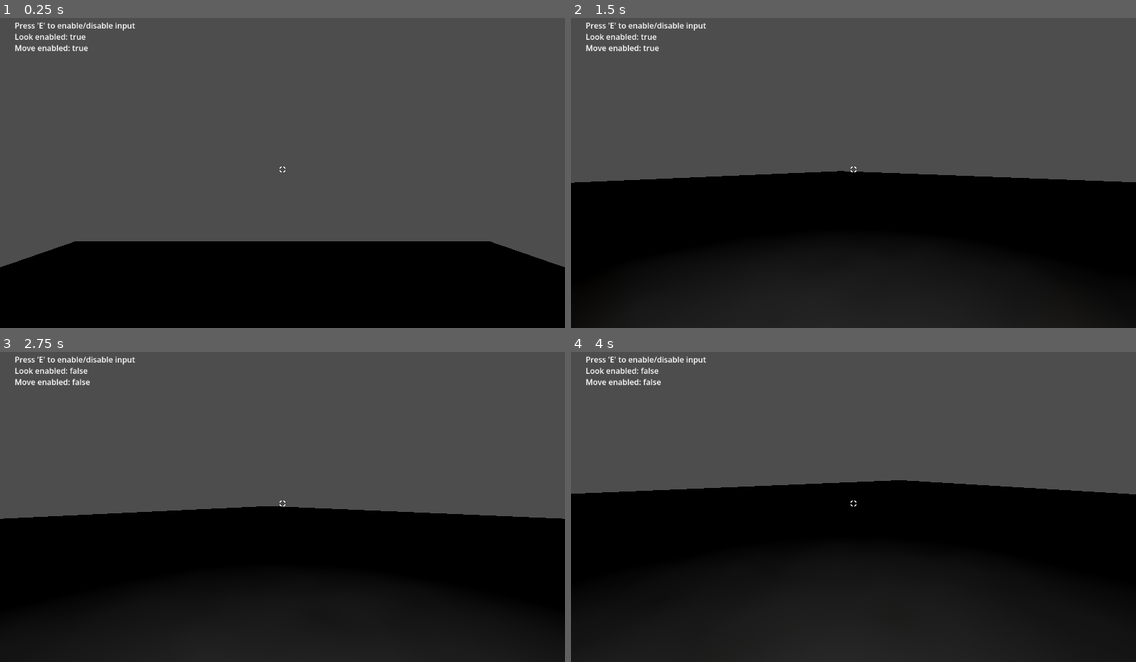
Above: before the commit, frames 1-4 (two rows, left to right).
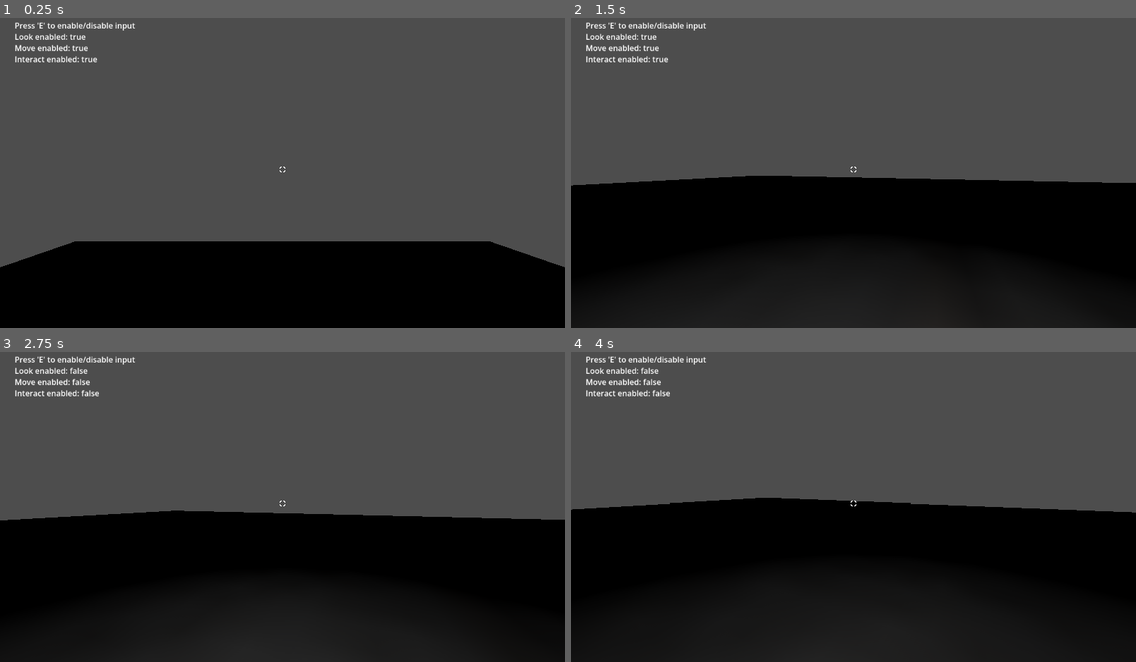
Above: after the commit, the same moments.

Repository: Area9579/Underwater-Jam
Game: Godot game, scene res://Gym/gym.tscn
The game is run twice, just before and just after one commit, with the same random seed, the same clock (stepped at 60 frames per second) and the same inputs.
Inputs (mouse positions are in pixels of both pictures, inside the frame that each line leads up to):
- Up to frame 1 (0.25 s): no input
- Up to frame 2 (1.5 s): tap E (debug_toggle) at 0.5, 1.25 s; move the mouse to (881, 166) at 0.52 s; hold W (forward) from 0.53 s (still down); click (881, 166) at 0.6 s; move the mouse to (825, 169) at 1.27 s; click (825, 169) at 1.35 s
- Up to frame 3 (2.75 s): keep holding W (forward); tap E (debug_toggle) at 2 s; move the mouse to (293, 497) at 2.02 s; click (293, 497) at 2.1 s
- Up to frame 4 (4 s): keep holding W (forward); tap E (debug_toggle) at 2.75, 3.5 s; move the mouse to (847, 507) at 2.77 s; click (847, 507) at 2.85 s; move the mouse to (893, 507) at 3.52 s; click (893, 507) at 3.6 s

The runs differ from the first frame. In frame 1, 0.2% of the frame differs, in the area x 2-18%, y 12-15%; in frame 2, 1.1%; in frame 3, 1.1%; in frame 4, 5.8%, in the area x 0-100%, y 12-52%.

Commit message:
added interaction enable/disable on player

Diff:
--- a/Gym/gym.gd
+++ b/Gym/gym.gd
@@ -8,6 +8,7 @@
 	state_status_text.text = ""
 	state_status_text.text += "Look enabled: " + str(player.look_enabled)
 	state_status_text.text += "\nMove enabled: " + str(player.movement_enabled)
+	state_status_text.text += "\nInteract enabled: " + str(player.interaction_enabled)
 
 
 # Called every frame. 'delta' is the elapsed time since the previous frame.
@@ -16,6 +17,8 @@
 	if Input.is_action_just_pressed("debug_toggle"):
 		player.look_enabled = !player.look_enabled
 		player.movement_enabled = !player.movement_enabled
+		player.interaction_enabled = !player.interaction_enabled
 		state_status_text.text = ""
 		state_status_text.text += "Look enabled: " + str(player.look_enabled)
 		state_status_text.text += "\nMove enabled: " + str(player.movement_enabled)
+		state_status_text.text += "\nInteract enabled: " + str(player.interaction_enabled)
--- a/Player/Scripts/interaction_raycast.gd
+++ b/Player/Scripts/interaction_raycast.gd
@@ -6,7 +6,7 @@
 func _physics_process(_delta: float) -> void:
 	self.force_raycast_update()
 
-	if !is_colliding():
+	if !is_colliding() || !player.interaction_enabled:
 		return
 
 	var collider : Object = get_collider()
--- a/Player/StateMachine/BaseClasses/player_state_machine.gd
+++ b/Player/StateMachine/BaseClasses/player_state_machine.gd
@@ -17,21 +17,3 @@
 		state.state_machine = self
 
 	curr_state = get_first_state_of_type(IdlePlayerState)
-
-
-## Head rotation for first-person controls
-func _unhandled_input(event: InputEvent) -> void:
-	if event.is_action_pressed("ui_cancel"):
-		Input.mouse_mode = Input.MOUSE_MODE_VISIBLE
-
-	if event is InputEventMouseButton and event.pressed:
-		if Input.mouse_mode == Input.MOUSE_MODE_VISIBLE:
-			Input.mouse_mode = Input.MOUSE_MODE_CAPTURED
-
-	if !player.look_enabled:
-		return
-
-	if event is InputEventMouseMotion:
-		player.rotate_y(-event.relative.x * player.mouse_sensitivity)
-		player.head.rotate_x(-event.relative.y * player.mouse_sensitivity)
-		player.head.rotation.x = clamp(player.head.rotation.x, deg_to_rad(-89), deg_to_rad(89))
--- a/Player/player.gd
+++ b/Player/player.gd
@@ -6,7 +6,7 @@
 @export var acceleration: float = 10.0
 @export var look_enabled : bool = true
 @export var movement_enabled : bool = true
-
+@export var interaction_enabled : bool = true
 ## Rotation helper to make head rotation not break :)
 @onready var head: Node3D = %Head
 ## The player state machine contains all logic for player movement & look logic
--- a/Player/player.tscn
+++ b/Player/player.tscn
@@ -26,7 +26,6 @@
 [node name="InteractionRaycast" type="RayCast3D" parent="Head" unique_id=67140288 node_paths=PackedStringArray("player")]
 unique_name_in_owner = true
 transform = Transform3D(1, 0, 0, 0, 0.99999994, 0, 0, 0, 0.99999994, 0, 0.50979733, 0)
-visible = false
 target_position = Vector3(0, 0, -3)
 collision_mask = 8
 collide_with_areas = true
